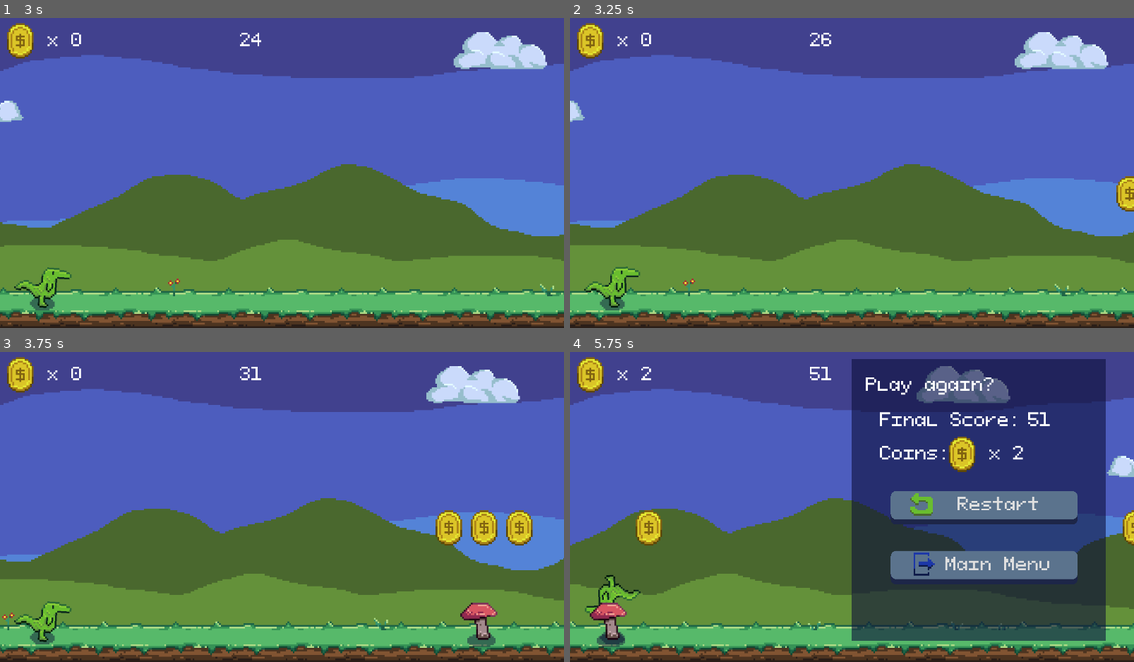
Above: before the commit, frames 1-4 (two rows, left to right).
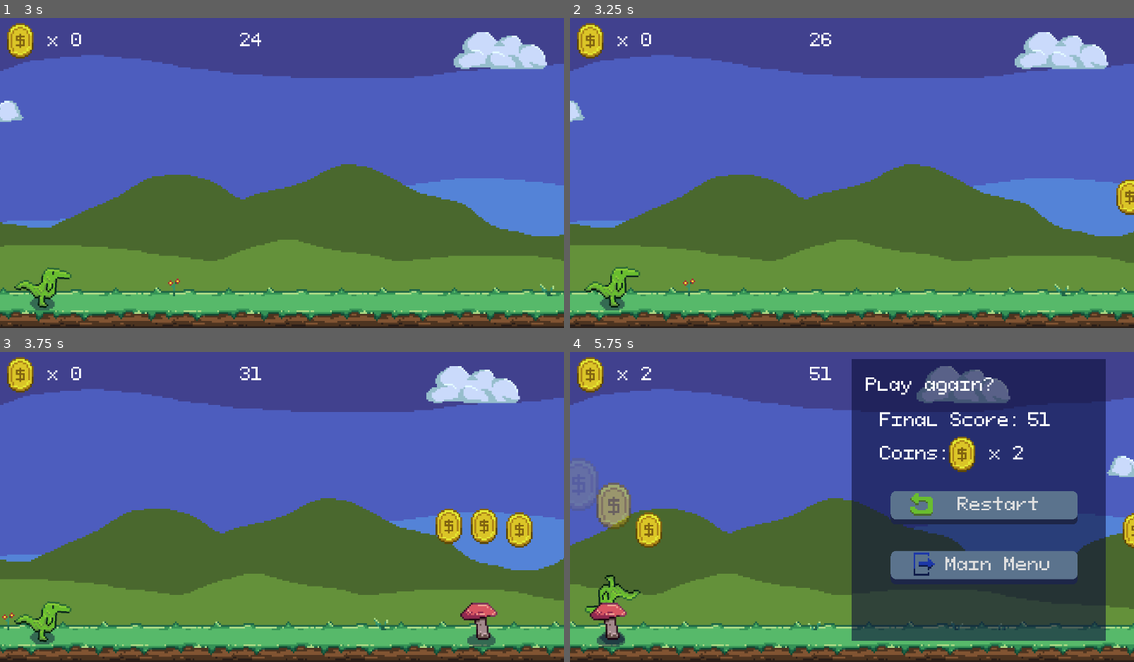
Above: after the commit, the same moments.

Repository: zMenta/DinosaurRun
Game: Godot game, scene res://main/Main.tscn
Same seed, same stepped clock (60 frames per second), same inputs: the game is played once before the commit and once after it.
Inputs:
- Up to frame 1 (3 s): click "Play" at 0.5 s; tap Space (jump) at 1.52, 2.27 s
- Up to frame 2 (3.25 s): no input
- Up to frame 3 (3.75 s): no input
- Up to frame 4 (5.75 s): tap Space (jump) at 3.77, 4.52, 5.27 s

Frame 1 is identical in both runs. In frame 2, 0.2% of the frame differs, in the area x 96-100%, y 51-64%; in frame 3, 0.7%; in frame 4, 1.9%, in the area x 0-100%, y 34-64%.

Commit message:
coin animations

Diff:
--- a/DinosaurRun/scenes/world/coin/Coin.gd
+++ b/DinosaurRun/scenes/world/coin/Coin.gd
@@ -3,6 +3,14 @@
 
 export(float) var speed : float = 120
 export(bool) var is_moving : bool = true
+
+func _ready():
+	randomize()
+	if randi() % 2 == 1:
+		$AnimationPlayer.play("idle")
+	else:
+		$AnimationPlayer.play("idle2")
+
 
 
 func _physics_process(delta: float) -> void:
@@ -15,7 +23,7 @@
 func _on_Coin_body_entered(body: Node) -> void:
 	if body is Player:
 		GlobalSignals.emit_signal("coin_obtained")
-		queue_free()
+		$AnimationPlayer.play("pickup")
 
 
 func _on_VisibilityNotifier2D_screen_exited() -> void:
--- a/DinosaurRun/scenes/world/coin/Coin.tscn
+++ b/DinosaurRun/scenes/world/coin/Coin.tscn
@@ -1,10 +1,160 @@
-[gd_scene load_steps=4 format=2]
+[gd_scene load_steps=8 format=2]
 
 [ext_resource path="res://scenes/world/coin/coin.png" type="Texture" id=1]
 [ext_resource path="res://scenes/world/coin/Coin.gd" type="Script" id=2]
 
 [sub_resource type="RectangleShape2D" id=1]
 extents = Vector2( 8.5, 11 )
+
+[sub_resource type="Animation" id=3]
+length = 0.001
+tracks/0/type = "value"
+tracks/0/path = NodePath(".:position")
+tracks/0/interp = 1
+tracks/0/loop_wrap = true
+tracks/0/imported = false
+tracks/0/enabled = true
+tracks/0/keys = {
+"times": PoolRealArray( 0 ),
+"transitions": PoolRealArray( 1 ),
+"update": 0,
+"values": [ Vector2( 0, 0 ) ]
+}
+tracks/1/type = "value"
+tracks/1/path = NodePath(".:rotation_degrees")
+tracks/1/interp = 1
+tracks/1/loop_wrap = true
+tracks/1/imported = false
+tracks/1/enabled = true
+tracks/1/keys = {
+"times": PoolRealArray( 0 ),
+"transitions": PoolRealArray( 1 ),
+"update": 0,
+"values": [ 0.0 ]
+}
+tracks/2/type = "value"
+tracks/2/path = NodePath("Sprite:position")
+tracks/2/interp = 1
+tracks/2/loop_wrap = true
+tracks/2/imported = false
+tracks/2/enabled = true
+tracks/2/keys = {
+"times": PoolRealArray( 0 ),
+"transitions": PoolRealArray( 1 ),
+"update": 0,
+"values": [ Vector2( 0, 0 ) ]
+}
+tracks/3/type = "value"
+tracks/3/path = NodePath("Sprite:scale")
+tracks/3/interp = 1
+tracks/3/loop_wrap = true
+tracks/3/imported = false
+tracks/3/enabled = true
+tracks/3/keys = {
+"times": PoolRealArray( 0 ),
+"transitions": PoolRealArray( 1 ),
+"update": 0,
+"values": [ Vector2( 1, 1 ) ]
+}
+tracks/4/type = "value"
+tracks/4/path = NodePath("Sprite:modulate")
+tracks/4/interp = 1
+tracks/4/loop_wrap = true
+tracks/4/imported = false
+tracks/4/enabled = true
+tracks/4/keys = {
+"times": PoolRealArray( 0 ),
+"transitions": PoolRealArray( 1 ),
+"update": 0,
+"values": [ Color( 1, 1, 1, 1 ) ]
+}
+
+[sub_resource type="Animation" id=2]
+resource_name = "idle"
+length = 2.0
+loop = true
+tracks/0/type = "value"
+tracks/0/path = NodePath("Sprite:position")
+tracks/0/interp = 2
+tracks/0/loop_wrap = true
+tracks/0/imported = false
+tracks/0/enabled = true
+tracks/0/keys = {
+"times": PoolRealArray( 1, 2 ),
+"transitions": PoolRealArray( 1, 1 ),
+"update": 0,
+"values": [ Vector2( 0, 2 ), Vector2( 0, -2 ) ]
+}
+
+[sub_resource type="Animation" id=4]
+resource_name = "idle2"
+length = 2.0
+loop = true
+tracks/0/type = "value"
+tracks/0/path = NodePath("Sprite:position")
+tracks/0/interp = 2
+tracks/0/loop_wrap = true
+tracks/0/imported = false
+tracks/0/enabled = true
+tracks/0/keys = {
+"times": PoolRealArray( 1, 2 ),
+"transitions": PoolRealArray( 1, 1 ),
+"update": 0,
+"values": [ Vector2( 0, -2 ), Vector2( 0, 2 ) ]
+}
+
+[sub_resource type="Animation" id=5]
+resource_name = "pickup"
+tracks/0/type = "value"
+tracks/0/path = NodePath("Sprite:position")
+tracks/0/interp = 2
+tracks/0/loop_wrap = true
+tracks/0/imported = false
+tracks/0/enabled = true
+tracks/0/keys = {
+"times": PoolRealArray( 0, 0.4 ),
+"transitions": PoolRealArray( 1, 1 ),
+"update": 0,
+"values": [ Vector2( 0, 0 ), Vector2( 4.76837e-07, -28 ) ]
+}
+tracks/1/type = "value"
+tracks/1/path = NodePath("Sprite:scale")
+tracks/1/interp = 2
+tracks/1/loop_wrap = true
+tracks/1/imported = false
+tracks/1/enabled = true
+tracks/1/keys = {
+"times": PoolRealArray( 0, 0.3 ),
+"transitions": PoolRealArray( 1, 1 ),
+"update": 0,
+"values": [ Vector2( 1, 1 ), Vector2( 1.5, 1.5 ) ]
+}
+tracks/2/type = "value"
+tracks/2/path = NodePath("Sprite:modulate")
+tracks/2/interp = 1
+tracks/2/loop_wrap = true
+tracks/2/imported = false
+tracks/2/enabled = true
+tracks/2/keys = {
+"times": PoolRealArray( 0, 0.4 ),
+"transitions": PoolRealArray( 1, 1 ),
+"update": 0,
+"values": [ Color( 1, 1, 1, 1 ), Color( 1, 1, 1, 0 ) ]
+}
+tracks/3/type = "method"
+tracks/3/path = NodePath(".")
+tracks/3/interp = 1
+tracks/3/loop_wrap = true
+tracks/3/imported = false
+tracks/3/enabled = true
+tracks/3/keys = {
+"times": PoolRealArray( 1 ),
+"transitions": PoolRealArray( 1 ),
+"values": [ {
+"args": [  ],
+"method": "queue_free"
+} ]
+}
 
 [node name="Coin" type="Area2D"]
 script = ExtResource( 2 )
@@ -20,5 +170,11 @@
 position = Vector2( 0.5, 0 )
 scale = Vector2( 0.85, 1 )
 
+[node name="AnimationPlayer" type="AnimationPlayer" parent="."]
+anims/RESET = SubResource( 3 )
+anims/idle = SubResource( 2 )
+anims/idle2 = SubResource( 4 )
+anims/pickup = SubResource( 5 )
+
 [connection signal="body_entered" from="." to="." method="_on_Coin_body_entered"]
 [connection signal="screen_exited" from="VisibilityNotifier2D" to="." method="_on_VisibilityNotifier2D_screen_exited"]
